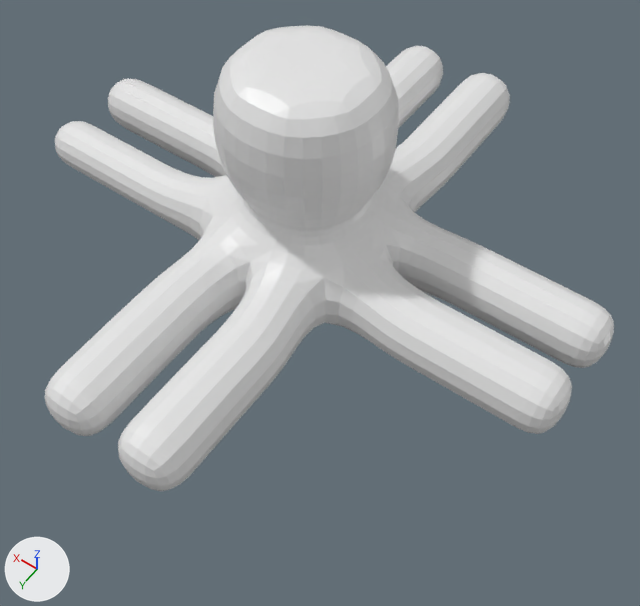
Two versions of the Blender file CustomContent/OctopusRiggedTopo.blend, one commit apart.
Camera for both pictures: a 50 mm lens placed at (-8.24, 11.1, 14.95), pointed at (-1.04, 1.02, -0.89). The lights are fixed; the arrows at lower left show +X, +Y and +Z.
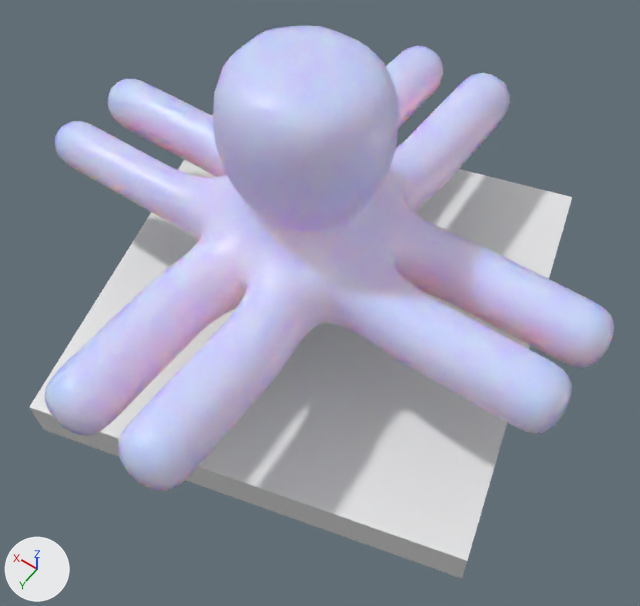
The newer file is also turned or shifted as a whole; pictures and numbers use the older file's frame.

Edits to the bpy script that builds the scene:
```text
Change mat_material:
    mat_material.base_color: (0.8, 0.8, 0.8) -> (0.604, 0.644, 1.0)  # white #e7e7e7 -> blue #ccd2ff
    add mat_material.subsurface_scale = 3.0
    add mat_material.subsurface_weight = 1.0
    add mat_material.subsurface_radius = (1.0, 0.3, 0.0)
Change me_cube:
    where me_cube.from_pydata(...)  # 202 vertices, 208 faces; spans x -7.02..6.97, y -7.04..6.99, z -1.0..4.66
    used by ob_cube; location = (0.0, 0.0, 0.0)
    me_cube part 1: all faces are now shaded smooth (208 of 208 changed)
Add me_cube_001:
    me_cube_001.from_pydata(...)  # a box spanning x -1.0..1.0, y -1.0..1.0, z -1.0..1.0
Add ob_cube_001:
    ob_cube_001 = bpy.data.objects.new('Cube.001', me_cube_001)
    ob_cube_001.location = (-0.09, -0.34, -3.21)
    ob_cube_001.rotation_euler = (-0.0679, 0.00729, 0.257)  # degrees (-3.9, 0.4, 15)
    ob_cube_001.scale = (5.3, 5.3, 0.591)
```

Location of each change, [x1, y1, x2, y2] in pixels of the pictures (640 x 606 px):
'Cube', recoloured, surface changed, shading changed (white to blue): [45, 25, 614, 491] in both
'Cube.001', added: after [29, 115, 572, 578]
